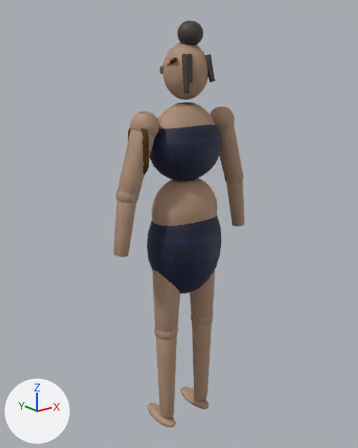
One commit to the Blender file .arena/production/2026-11-24_w1d7_blender_package/output/ADANNA_AD03_V2/ADANNA_AD03_V2.blend: the scene before it, then after it.
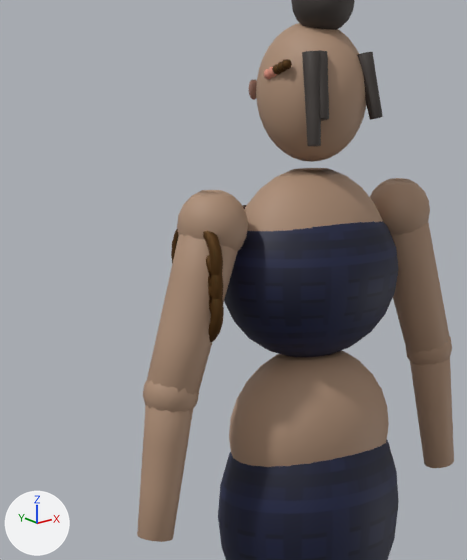
Each version is shown whole from a camera (50 mm lens) standing at (-1.329, -1.619, 1.664) and looking at (0.003, 0.046, 0.999), then close up on the part from 16% to 70% of the width and 7% to 59% of the height. Every picture has the same lights, and +X, +Y and +Z are marked at lower left. The last two pictures show the newer version.

The scene before the commit, as lines of its bpy script (objects in view):
```python
ob_armlet_coil1_l_plain = bpy.data.objects.new('armlet_coil1_L_plain', me_armlet_coil1_l_plain)
ob_armlet_coil1_l_plain.location = (0.0, 0.0, 0.0)
ob_armlet_coil2_l_plain = bpy.data.objects.new('armlet_coil2_L_plain', me_armlet_coil2_l_plain)
ob_armlet_coil2_l_plain.location = (0.0, 0.0, 0.0)
ob_armlet_coil3_l_plain = bpy.data.objects.new('armlet_coil3_L_plain', me_armlet_coil3_l_plain)
ob_armlet_coil3_l_plain.location = (0.0, 0.0, 0.0)
ob_braid1 = bpy.data.objects.new('braid1', me_braid1)
ob_braid1.location = (0.0, 0.0, 0.0)
ob_braid2 = bpy.data.objects.new('braid2', me_braid2)
ob_braid2.location = (0.0, 0.0, 0.0)
ob_braid3 = bpy.data.objects.new('braid3', me_braid3)
ob_braid3.location = (0.0, 0.0, 0.0)
ob_head = bpy.data.objects.new('head', me_head)
ob_head.location = (0.0, 0.0, 0.0)
ob_wrap_top_indigo = bpy.data.objects.new('wrap_top_indigo', me_wrap_top_indigo)
ob_wrap_top_indigo.location = (0.0, 0.0, 0.0)
# also in view: 'upperarm.L' at (-0.241, 0.0, 1.338); 'hair_knot' at (0.0, -0.028, 1.794); 'forearm_hand.L' at (-0.307, 0.0, 1.084); 'pelvis_lower' at (0.0, 0.0, 1.068); 'neck_torso_upper' at (0.0, 0.0, 1.368)
```
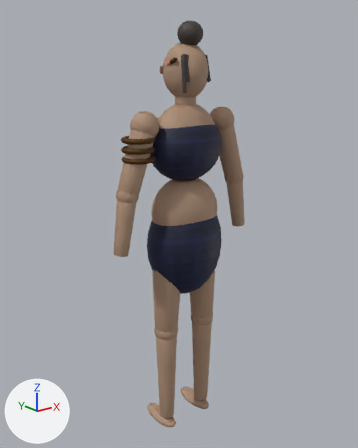
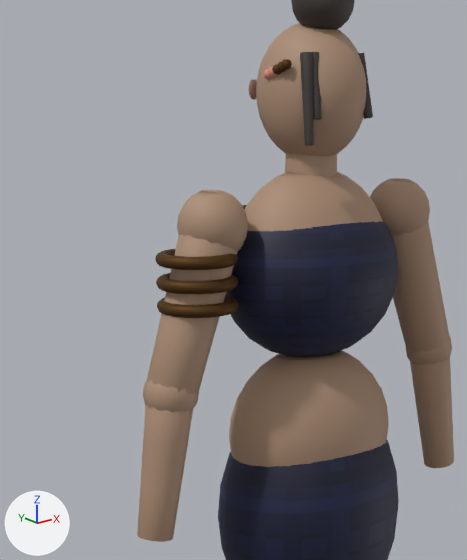
Location of each change, [x1, y1, x2, y2] in pixels of the close-ups (467 x 560 px; the box of a moved part takes in the faces that stretch with it):
'head', reshaped
    before: [256, 23, 367, 162]
    after: [256, 23, 366, 177]
'braid2', reshaped (25% narrower)
    before: [302, 51, 321, 147]
    after: [300, 52, 314, 146]
'armlet_coil1_L_plain', reshaped
    before: [171, 229, 223, 286]
    after: [155, 249, 238, 270]
'armlet_coil3_L_plain', reshaped
    before: [208, 286, 224, 342]
    after: [157, 295, 238, 318]
'armlet_coil2_L_plain', reshaped
    before: [206, 255, 223, 313]
    after: [156, 273, 238, 294]
'braid3', reshaped
    before: [358, 52, 383, 120]
    after: [358, 53, 373, 119]
part 1 of me_head, added (beige)
    after: [285, 153, 337, 177]
part 5 of me_braid1, moved or reshaped
    before: [318, 50, 329, 121]
    after: [312, 52, 322, 120]

Edits to the bpy script that builds the scene:
```text
Change me_head:
    used by ob_head; location = (0.0, 0.0, 0.0)
    remove me_head.from_pydata(...)  # 410 vertices, 816 faces; spans x -0.088..0.088, y -0.1..0.1, z 1.543..1.765
    add me_head.from_pydata(...)  # 468 vertices, 928 faces; spans x -0.088..0.088, y -0.1..0.1, z 1.4..1.765
    me_head part 1: a new loose piece of 58 vertices spanning x -0.047..0.047, y -0.048..0.048, z 1.4..1.6, in mat_skin_base_v1 (beige #ad8e76)
Change me_armlet_coil1_l_plain:
    used by ob_armlet_coil1_l_plain; location = (0.0, 0.0, 0.0)
    remove me_armlet_coil1_l_plain.from_pydata(...)  # 200 vertices, 400 faces; spans x -0.248..-0.228, y -0.0665..0.0665, z 1.3335..1.4665
    add me_armlet_coil1_l_plain.from_pydata(...)  # 200 vertices, 400 faces; spans x -0.3045..-0.1715, y -0.0665..0.0665, z 1.39..1.41
    me_armlet_coil1_l_plain part 2: the whole mesh is multiplied about its middle by the matrix ((0.0, 1.0, 0.0), (0.0, 0.0, 1.0), (1.0, 0.0, 0.0))
Change me_armlet_coil2_l_plain:
    used by ob_armlet_coil2_l_plain; location = (0.0, 0.0, 0.0)
    remove me_armlet_coil2_l_plain.from_pydata(...)  # 200 vertices, 400 faces; spans x -0.248..-0.228, y -0.0665..0.0665, z 1.2955..1.4285
    add me_armlet_coil2_l_plain.from_pydata(...)  # 200 vertices, 400 faces; spans x -0.3045..-0.1715, y -0.0665..0.0665, z 1.352..1.372
    me_armlet_coil2_l_plain part 3: the whole mesh is multiplied about its middle by the matrix ((0.0, 1.0, 0.0), (0.0, 0.0, 1.0), (1.0, 0.0, 0.0))
Change me_armlet_coil3_l_plain:
    used by ob_armlet_coil3_l_plain; location = (0.0, 0.0, 0.0)
    remove me_armlet_coil3_l_plain.from_pydata(...)  # 200 vertices, 400 faces; spans x -0.248..-0.228, y -0.0665..0.0665, z 1.2575..1.3905
    add me_armlet_coil3_l_plain.from_pydata(...)  # 200 vertices, 400 faces; spans x -0.3045..-0.1715, y -0.0665..0.0665, z 1.314..1.334
    me_armlet_coil3_l_plain part 4: the whole mesh is multiplied about its middle by the matrix ((0.0, 1.0, 0.0), (0.0, 0.0, 1.0), (1.0, 0.0, 0.0))
Change me_braid1:
    used by ob_braid1; location = (0.0, 0.0, 0.0)
    remove me_braid1.from_pydata(...)  # 42 vertices, 80 faces; spans x -0.068..-0.0338, y -0.1087..-0.0604, z 1.6124..1.7185
    add me_braid1.from_pydata(...)  # 42 vertices, 80 faces; spans x -0.0623..-0.0385, y -0.0894..-0.0522, z 1.6135..1.717
    me_braid1 part 5: 42 of 42 vertices moved; they spanned x -0.068..-0.0338, y -0.1087..-0.0604, z 1.6124..1.7185 and now span x -0.0623..-0.0385, y -0.0894..-0.0522, z 1.6135..1.717; mean shift (0.0012, 0.0145, 0.0)
Change me_braid2:
    used by ob_braid2; location = (0.0, 0.0, 0.0)
    remove me_braid2.from_pydata(...)  # 42 vertices, 80 faces; spans x -0.0848..-0.0478, y -0.1089..-0.0602, z 1.573..1.7177
    add me_braid2.from_pydata(...)  # 42 vertices, 80 faces; spans x -0.0784..-0.0525, y -0.0894..-0.0521, z 1.5739..1.7165
    me_braid2 part 6: 42 of 42 vertices moved; they spanned x -0.0848..-0.0478, y -0.1089..-0.0602, z 1.573..1.7177 and now span x -0.0784..-0.0525, y -0.0894..-0.0521, z 1.5739..1.7165; mean shift (0.0015, 0.0145, 0.0)
Change me_braid3:
    used by ob_braid3; location = (0.0, 0.0, 0.0)
    remove me_braid3.from_pydata(...)  # 42 vertices, 80 faces; spans x 0.0338..0.068, y -0.1087..-0.0604, z 1.6124..1.7185
    add me_braid3.from_pydata(...)  # 42 vertices, 80 faces; spans x 0.0385..0.0623, y -0.0894..-0.0522, z 1.6135..1.717
    me_braid3 part 7: 42 of 42 vertices moved; they spanned x 0.0338..0.068, y -0.1087..-0.0604, z 1.6124..1.7185 and now span x 0.0385..0.0623, y -0.0894..-0.0522, z 1.6135..1.717; mean shift (-0.0012, 0.0145, 0.0)
```
